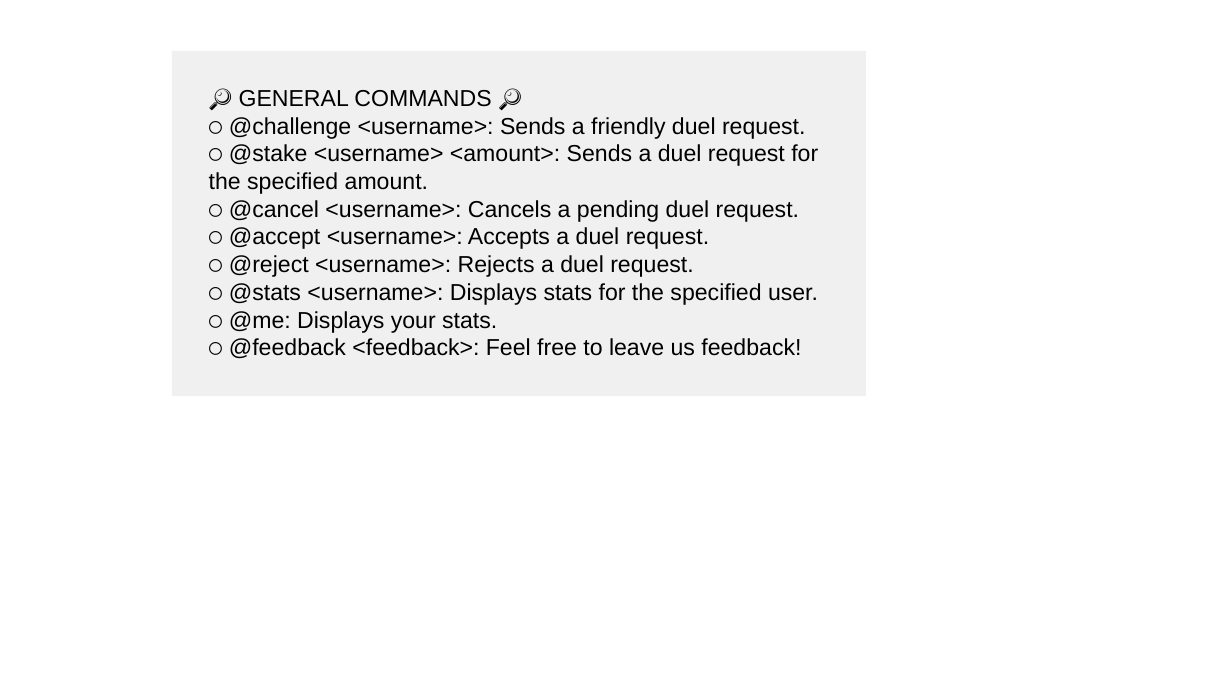
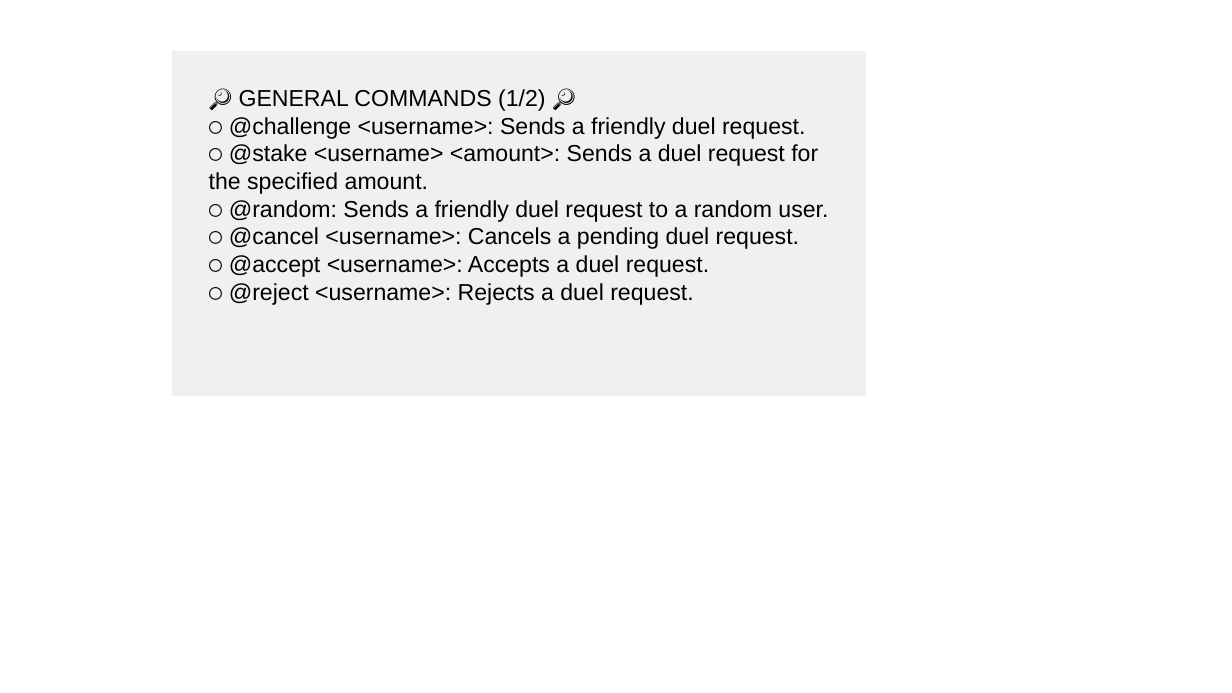
Before and after one commit to jeffjc97/The-Arena-Game, a slide deck: slide 1 of img/commands.pptx. Drawn at 1232x693 pixels with LibreOffice and Linux fonts; fonts in the diff are those of the drawing. Boxes give left, top, right and bottom in pixels: in the first picture for what was removed or moved away, otherwise in the second. Text is boxed around its words. In the diff, an @@ line names an element or a change of style, - is before the commit and + after.

```diff
--- a/img/commands.pptx
+++ b/img/commands.pptx
@@ text in rectangle at box(209, 89, 828, 305): text changed @@
-🔎 GENERAL COMMANDS 🔎
-⚪ @challenge <username>: Sends a friendly duel request.
-⚪ @stake <username> <amount>: Sends a duel request for the specified amount.
-⚪ @cancel <username>: Cancels a pending duel request.
-⚪ @accept <username>: Accepts a duel request.
-⚪ @reject <username>: Rejects a duel request.
-⚪ @stats <username>: Displays stats for the specified user.
-⚪ @me: Displays your stats.
-⚪ @feedback <feedback>: Feel free to leave us feedback!
+🔎 GENERAL COMMANDS (1/2) 🔎
+⚪ @challenge <username>: Sends a friendly duel request.
+⚪ @stake <username> <amount>: Sends a duel request for the specified amount.
+⚪ @random: Sends a friendly duel request to a random user.
+⚪ @cancel <username>: Cancels a pending duel request.
+⚪ @accept <username>: Accepts a duel request.
+⚪ @reject <username>: Rejects a duel request.
```
Also in this commit, not shown: 1 slide added, 2 other files.
